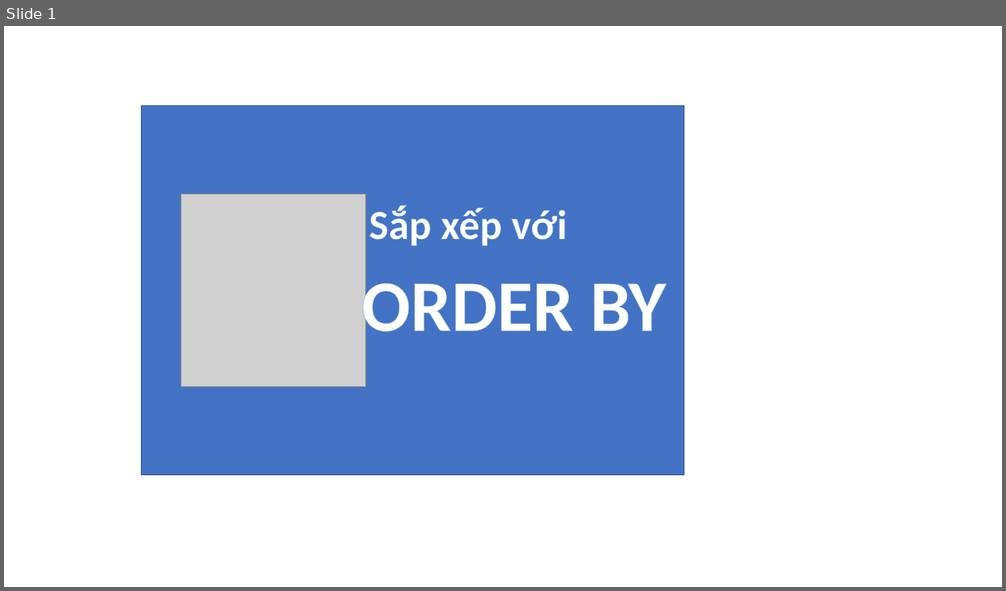
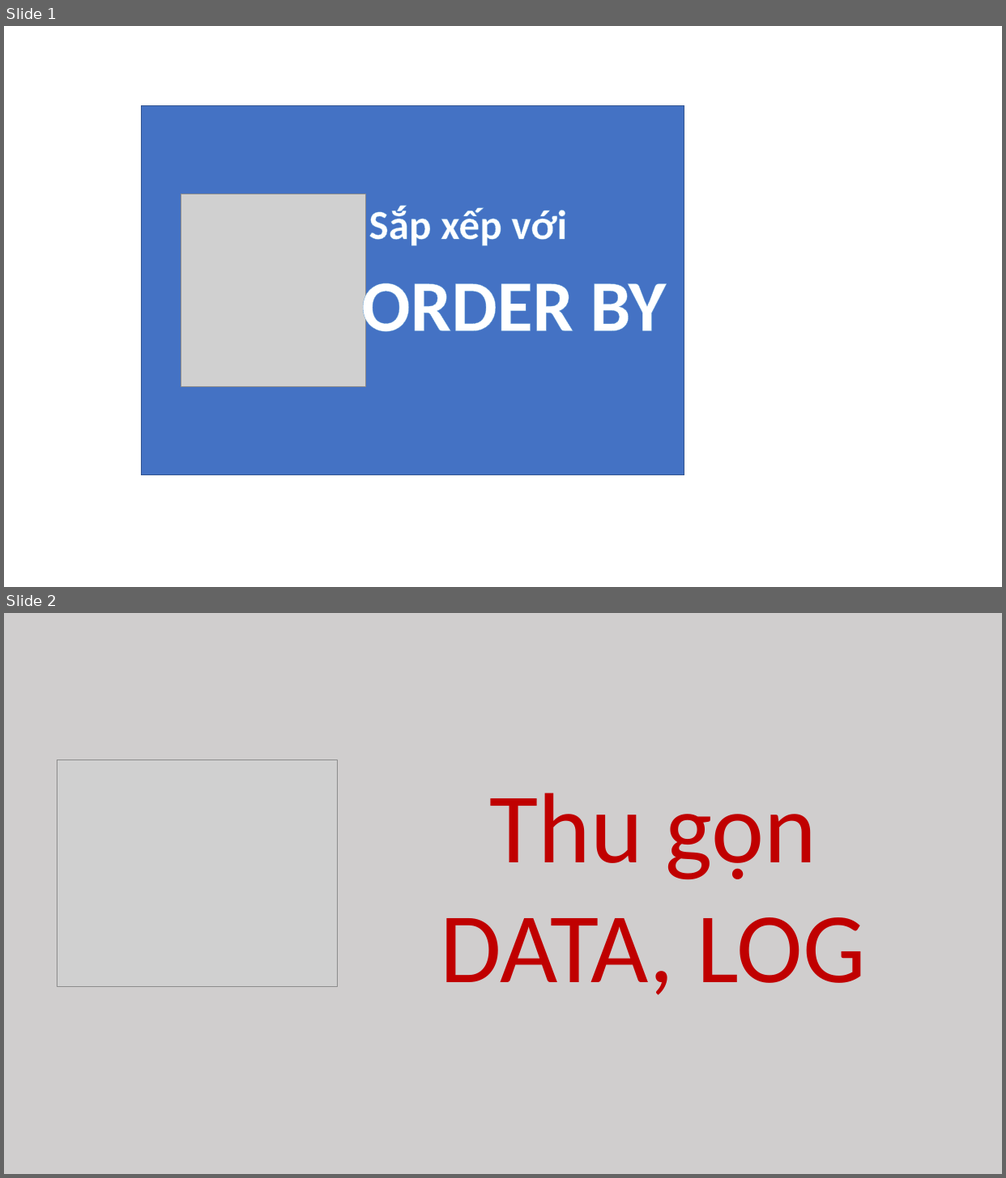
Before and after one commit to xuanthulabnet/sql-learning, a slide deck: docs/sql.pptx. Shown one above the other, each under a label of ours: slide 1 before the commit, slides 1 and 2 after it. The pictures are 1006x591 and 1006x1178 pixels, drawn with LibreOffice and Linux fonts; fonts in the diff are those of the drawing; grey boxes stand for pictures. Boxes give left, top, right and bottom in pixels: in the first picture for what was removed or moved away, otherwise in the second. Text is boxed around its words. In the diff, an @@ line names an element or a change of style, - is before the commit and + after.

```diff
--- a/docs/sql.pptx
+++ b/docs/sql.pptx
@@ slide 2 added at bbox=[4, 613, 1002, 1174], background #D0CECE @@
@@ picture added at bbox=[57, 760, 338, 986] @@
@@ text added at bbox=[441, 793, 865, 995], 96 pt, text #C00000 @@
+    Thu gọn
+    DATA, LOG
```
Also in this commit, not shown: 2 other files.
